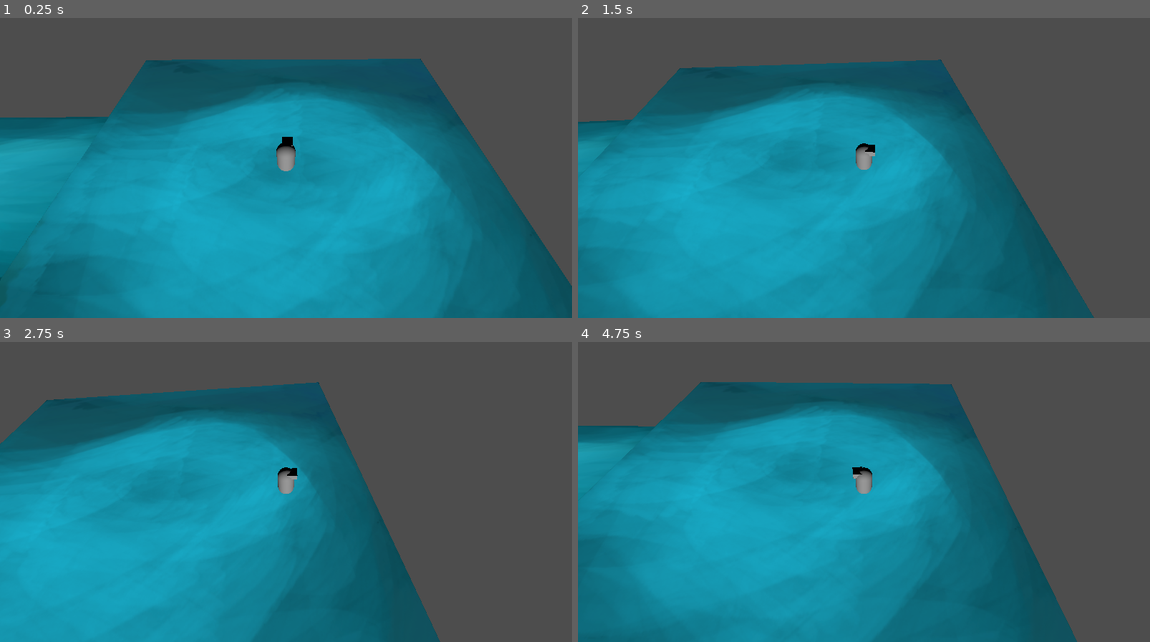
Above: before the commit, frames 1-4 (two rows, left to right).
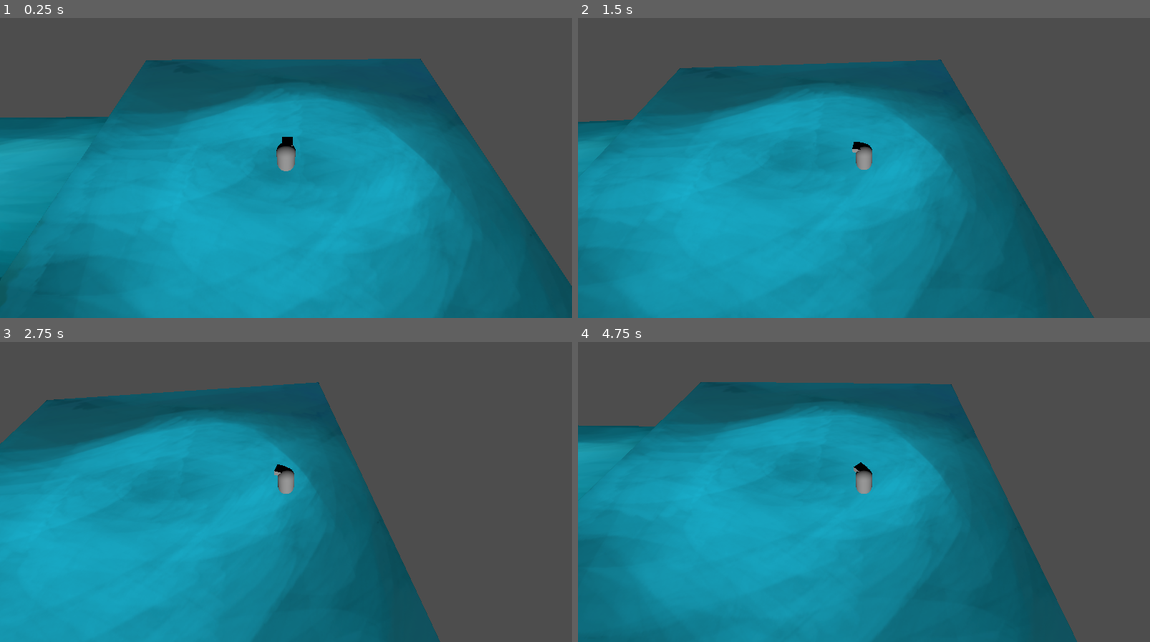
Above: after the commit, the same moments.

Repository: 1p22geo/AWARE_v0
Game: Godot game, scene res://scenes/levels/world.tscn
Same seed, same stepped clock (60 frames per second), same inputs: the game is played once before the commit and once after it.
Inputs (mouse positions are in pixels of both pictures, inside the frame that each line leads up to):
- Up to frame 1 (0.25 s): no input
- Up to frame 2 (1.5 s): tap Enter at 0.5 s; move the mouse to (989, 141) at 0.52 s; hold D (move_right) 0.53-1.25 s; tap Space (jump) at 0.6, 0.77, 1.07 s; click (989, 141) at 0.67 s; drag from (749, 174) to (835, 222) at 1.27 s
- Up to frame 3 (2.75 s): move the mouse to (343, 411) at 2.02 s; hold D (move_right) from 2.03 s (still down); tap Alt at 2.1 s; click (343, 411) at 2.17 s; tap Space (jump) at 2.3 s
- Up to frame 4 (4.75 s): release D (move_right) at 2.75 s; drag from (835, 546) to (692, 432) at 2.77 s; move the mouse to (1035, 528) at 3.52 s; hold A (move_left) 3.53-4.25 s; tap Space (jump) at 3.6, 3.77, 4.07 s; click (1035, 528) at 3.67 s; drag from (692, 432) to (778, 402) at 4.27 s

The runs differ from the first frame. In frame 1, less than 0.1% of the frame differs, in the area x 48-52%, y 43-44%; in frame 2, less than 0.1%; in frame 3, less than 0.1%, in the area x 2-77%, y 14-99%; in frame 4, less than 0.1%.

Commit message:
feat(MovementController): rotation towards mouse

Diff:
--- a/src/core/MovementComponent.gd
+++ b/src/core/MovementComponent.gd
@@ -7,24 +7,35 @@
 @export var gravity := 25.0
 
 var move_direction := Vector3.ZERO
+var look_target := Vector3.ZERO
 var velocity := Vector3.ZERO
 
 func move(body: CharacterBody3D, delta: float):
+	# rotation towards mouse
+	var target_rot = atan2(
+		body.global_position.x - look_target.x,
+		body.global_position.z - look_target.z
+	)
+
+	body.rotation.y = lerp_angle(
+		body.rotation.y,
+		target_rot,
+		rotation_speed * delta
+	)
+
+	# gravity
 	if not body.is_on_floor():
 		body.velocity.y -= gravity * delta
 	else:
 		body.velocity.y = 0
 
+	# TODO: jumping
+
+	# player movement
 	if move_direction.length() > 0:
 		move_direction = move_direction.normalized()
 		velocity = velocity.lerp(move_direction * speed, acceleration * delta)
 
-		var target_rot = atan2(-velocity.x, -velocity.z)
-		body.rotation.y = lerp_angle(
-			body.rotation.y,
-			target_rot,
-			rotation_speed * delta
-		)
 	else:
 		velocity = velocity.lerp(Vector3.ZERO, acceleration * delta)
 
--- a/src/core/PlayerController.gd
+++ b/src/core/PlayerController.gd
@@ -5,6 +5,29 @@
 @export var camera: Camera3D
 
 @onready var movement: MovementComponent = $"../MovementComponent"
+
+const RAY_LENGTH = 1000.0
+
+func get_mouse_world_position() -> Vector3:
+	var viewport = get_viewport()
+	var mouse_pos = viewport.get_mouse_position()
+	var camera = viewport.get_camera_3d()
+	if not camera:
+		return Vector3.ZERO
+
+	var ray_origin = camera.project_ray_origin(mouse_pos)
+	var ray_end = ray_origin + camera.project_ray_normal(mouse_pos) * RAY_LENGTH
+
+	var space_state = body.get_world_3d().direct_space_state
+	var query = PhysicsRayQueryParameters3D.create(ray_origin, ray_end)
+
+	query.exclude = [body.get_rid()]
+
+	var result = space_state.intersect_ray(query)
+	if result:
+		return result["position"]
+	return Vector3.ZERO
+
 
 func _physics_process(delta):
 	if body == null or camera == null:
@@ -26,4 +49,5 @@
 		direction.y = 0
 
 	movement.move_direction = direction
+	movement.look_target = get_mouse_world_position()
 	movement.move(body, delta)
